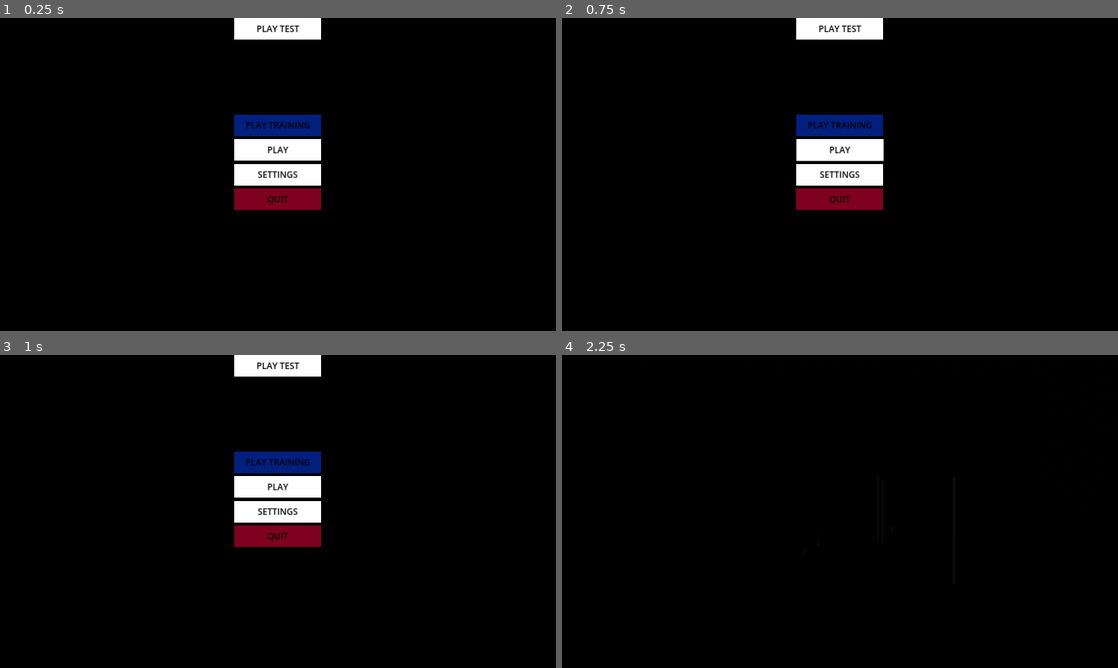
Above: before the commit, frames 1-4 (two rows, left to right).
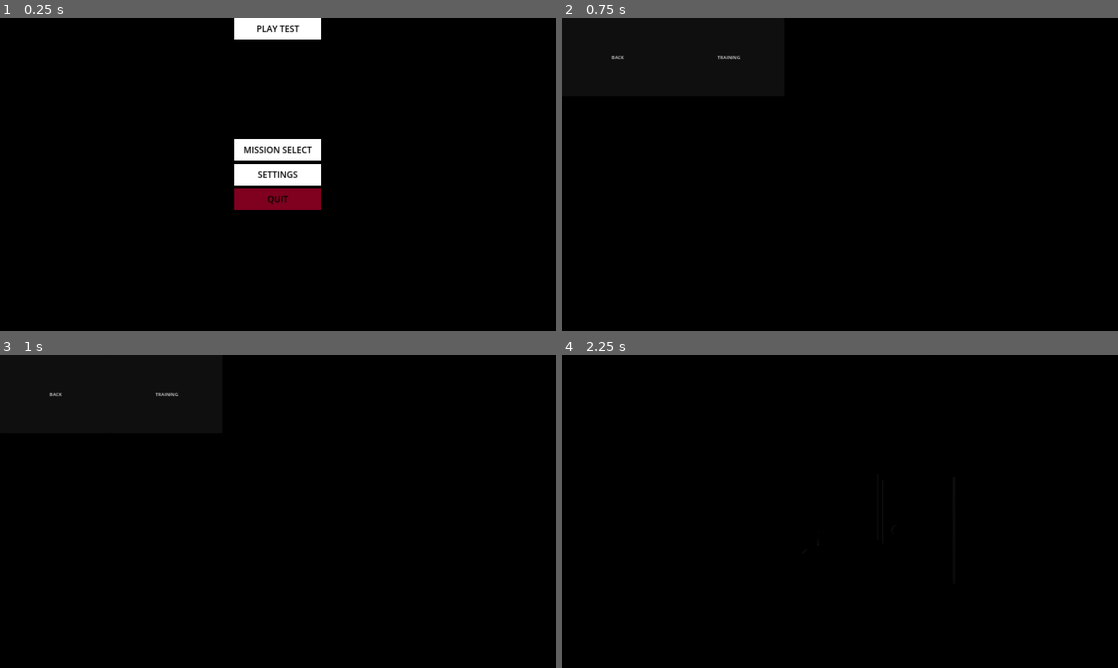
Above: after the commit, the same moments.

Repository: Ieida/Tactical-FPS-Godot
Game: Godot game, scene res://main_menu/main_menu.tscn
Same seed, same stepped clock (60 frames per second), same inputs: the game is played once before the commit and once after it. The engine's default icon, where the game draws it, is replaced by a stand-in: a white triangle on a blue panel in a dark square. A sky picture missing from this copy of the repository is replaced by a grey-blue gradient.
Inputs (mouse positions are in pixels of both pictures, inside the frame that each line leads up to):
- Up to frame 1 (0.25 s): no input
- Up to frame 2 (0.75 s): click (840, 149) at 0.5 s, where only the run after the commit has a clickable "MISSION SELECT"
- Up to frame 3 (1 s): no input
- Up to frame 4 (2.25 s): click (617, 392) at 1.25 s, where only the run after the commit has a clickable "BACK"; click "PLAY TEST" at 2 s

The runs differ from the first frame. In frame 1, 1.2% of the frame differs, in the area x 42-58%, y 30-44%; in frame 2, 5.4%, in the area x 8-58%, y 0-62%; in frame 3, 5.4%; in frame 4, nothing differs.

Commit message:
added mission select

Diff:
--- a/main_menu/main_menu.tscn
+++ b/main_menu/main_menu.tscn
@@ -1,13 +1,15 @@
-[gd_scene load_steps=13 format=3 uid="uid://bfc5uoymqgvht"]
+[gd_scene load_steps=17 format=3 uid="uid://bfc5uoymqgvht"]
 
 [ext_resource type="PackedScene" uid="uid://cupa3ej4bslnb" path="res://menu_button/menu_button.tscn" id="1_p7dyk"]
 [ext_resource type="Resource" uid="uid://dvnrjkojje818" path="res://player/sensitivity.tres" id="2_61ntr"]
+[ext_resource type="PackedScene" uid="uid://qrjfoa3sa5fb" path="res://missions/training/training_briefing.tscn" id="3_escje"]
 
 [sub_resource type="GDScript" id="GDScript_05nvt"]
 resource_name = "main_menu"
 script/source = "extends Control
 
 func _ready():
+	return
 	$MainMenu.show()
 	$SettingsMenu.hide()
 
@@ -75,6 +77,18 @@
 resource_local_to_scene = true
 bg_color = Color(1, 1, 1, 1)
 
+[sub_resource type="GDScript" id="GDScript_qmtle"]
+resource_name = "mission_select"
+script/source = "extends GameMenuButton
+
+func _ready():
+	pressed.connect(_on_pressed)
+
+func _on_pressed():
+	$\"..\".hide()
+	$\"../../MissionSelect\".show()
+"
+
 [sub_resource type="StyleBoxFlat" id="StyleBoxFlat_0xjp3"]
 resource_local_to_scene = true
 bg_color = Color(1, 1, 1, 1)
@@ -101,6 +115,31 @@
 func _on_value_changed(new_value: float):
 	$Label2.text = str(new_value)
 	sens.value = new_value
+"
+
+[sub_resource type="GDScript" id="GDScript_ga1iu"]
+resource_name = "back"
+script/source = "extends Button
+
+func _ready():
+	pressed.connect(_on_pressed)
+
+func _on_pressed():
+	$\"../../..\".hide()
+	$\"../../../../MainMenu\".show()
+"
+
+[sub_resource type="GDScript" id="GDScript_ly5dl"]
+resource_name = "training"
+script/source = "extends Button
+
+@export var scene: PackedScene
+
+func _ready():
+	pressed.connect(_on_pressed)
+
+func _on_pressed():
+	get_tree().change_scene_to_packed(scene)
 "
 
 [node name="MainMenu" type="Control"]
@@ -148,6 +187,7 @@
 stylebox = SubResource("StyleBoxFlat_b122x")
 
 [node name="PlayTraining" parent="MainMenu" instance=ExtResource("1_p7dyk")]
+visible = false
 layout_mode = 1
 anchors_preset = 8
 anchor_left = 0.5
@@ -169,7 +209,7 @@
 script = SubResource("GDScript_1bouv")
 stylebox = SubResource("StyleBoxFlat_uanqh")
 
-[node name="Play" parent="MainMenu" instance=ExtResource("1_p7dyk")]
+[node name="MissionSelect" parent="MainMenu" instance=ExtResource("1_p7dyk")]
 layout_mode = 1
 anchors_preset = 8
 anchor_left = 0.5
@@ -187,8 +227,8 @@
 theme_override_styles/pressed = SubResource("StyleBoxFlat_hbqke")
 theme_override_styles/disabled = SubResource("StyleBoxFlat_hbqke")
 theme_override_styles/focus = SubResource("StyleBoxFlat_hbqke")
-text = "PLAY"
-stylebox = SubResource("StyleBoxFlat_hbqke")
+text = "MISSION SELECT"
+script = SubResource("GDScript_qmtle")
 
 [node name="Settings" parent="MainMenu" instance=ExtResource("1_p7dyk")]
 layout_mode = 1
@@ -301,3 +341,40 @@
 offset_bottom = 11.5
 grow_vertical = 2
 text = "0"
+
+[node name="MissionSelect" type="Control" parent="."]
+visible = false
+layout_mode = 1
+anchors_preset = 15
+anchor_right = 1.0
+anchor_bottom = 1.0
+grow_horizontal = 2
+grow_vertical = 2
+
+[node name="ScrollContainer" type="ScrollContainer" parent="MissionSelect"]
+layout_mode = 1
+anchors_preset = 15
+anchor_right = 1.0
+anchor_bottom = 1.0
+grow_horizontal = 2
+grow_vertical = 2
+horizontal_scroll_mode = 0
+
+[node name="GridContainer" type="GridContainer" parent="MissionSelect/ScrollContainer"]
+layout_mode = 2
+theme_override_constants/h_separation = 0
+theme_override_constants/v_separation = 0
+columns = 4
+
+[node name="Back" type="Button" parent="MissionSelect/ScrollContainer/GridContainer"]
+custom_minimum_size = Vector2(384, 270)
+layout_mode = 2
+text = "BACK"
+script = SubResource("GDScript_ga1iu")
+
+[node name="Training" type="Button" parent="MissionSelect/ScrollContainer/GridContainer"]
+custom_minimum_size = Vector2(384, 270)
+layout_mode = 2
+text = "TRAINING"
+script = SubResource("GDScript_ly5dl")
+scene = ExtResource("3_escje")
